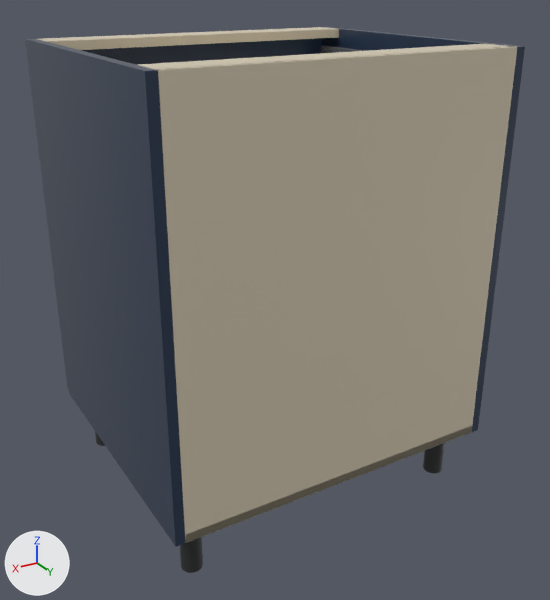
An edit to the glTF model storefront/public/cabinet-inventory/models/oppein-ply-bss-b27.glb, drawn before and after from the same camera.
One viewpoint serves both versions: a 50 mm camera at (1.061, 0.946, 0.991) aimed at (0.332, -0.269, 0.384). Every picture has the same lights, and +X, +Y and +Z are marked at lower left. The picture after the commit comes second. Where no turn or scale is listed for an object, it has been applied to the vertices.

In view in the first picture: 'Adjustable foot.002', 'Cabinet back', 'Cabinet bottom', 'Cabinet side', 'Cabinet side.001', 'Drawer front', 'Top support rail', 'Top support rail.001' and 4 more.
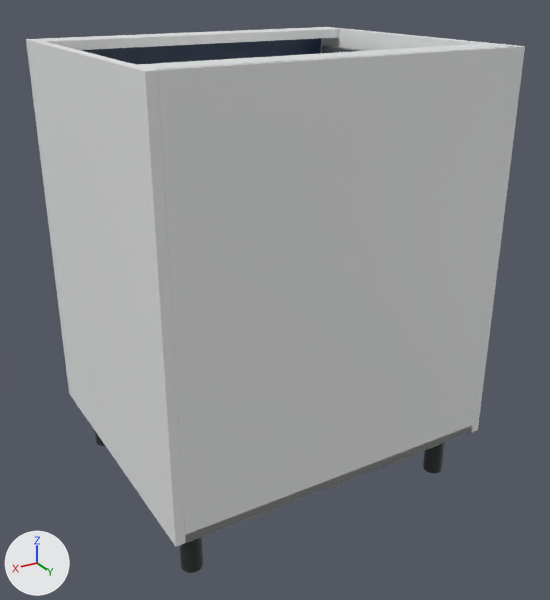
What differs and where, as boxes [x1, y1, x2, y2] in the pictures (550 x 600 px):
```json
{"object": "Cabinet back", "change": "recoloured", "before": [156, 46, 517, 543], "after": [156, 46, 517, 543], "on screen": "beige to white"}
{"object": "Cabinet side.001", "change": "recoloured", "before": [26, 39, 185, 547], "after": [26, 39, 185, 547], "on screen": "dark blue to white"}
{"object": "Cabinet side", "change": "recoloured", "before": [321, 27, 525, 432], "after": [321, 27, 525, 432]}
{"object": "Top support rail.001", "change": "recoloured", "before": [38, 27, 339, 50], "after": [38, 27, 339, 50], "on screen": "beige to white"}
{"object": "Top support rail", "change": "recoloured", "before": [138, 44, 508, 70], "after": [138, 44, 508, 70], "on screen": "beige to white"}
{"object": "Cabinet bottom", "change": "recoloured", "before": [185, 426, 472, 542], "after": [185, 426, 472, 542]}
```

Scene script edits in JSON lines:
```json
{"op": "add", "block": "mat_white_cabinet_carcass", "code": ["mat_white_cabinet_carcass = principled_material('White cabinet carcass')", "mat_white_cabinet_carcass.base_color = (0.82, 0.83, 0.835)  # white #eaebec", "mat_white_cabinet_carcass.roughness = 0.48"]}
{"block": "me_cube_002", "where": "me_cube_002.from_pydata(...)  # 56 vertices, 108 faces; spans x -0.325..0.325, y -0.006..0.006, z -0.381..0.381"}
{"op": "remove", "block": "me_cube_002", "code": "me_cube_002.materials.append(mat_cabinet_interior___visual_interpretation)  # beige #daceb6"}
{"op": "add", "block": "me_cube_002", "code": "me_cube_002.materials.append(mat_white_cabinet_carcass)  # white #eaebec"}
{"block": "me_cube_003", "where": "me_cube_003.from_pydata(...)  # 56 vertices, 108 faces; spans x -0.325..0.325, y -0.293..0.293, z -0.009..0.009"}
{"op": "remove", "block": "me_cube_003", "code": "me_cube_003.materials.append(mat_cabinet_interior___visual_interpretation)  # beige #daceb6"}
{"op": "add", "block": "me_cube_003", "code": "me_cube_003.materials.append(mat_white_cabinet_carcass)  # white #eaebec"}
{"block": "me_cube", "where": "me_cube.from_pydata(...)  # 56 vertices, 108 faces; spans x -0.009..0.009, y -0.293..0.293, z -0.381..0.381"}
{"op": "remove", "block": "me_cube", "code": "me_cube.materials.append(mat_supplier_finish___blue_single_shaker)  # dark blue #24364f"}
{"op": "add", "block": "me_cube", "code": "me_cube.materials.append(mat_white_cabinet_carcass)  # white #eaebec"}
{"block": "me_cube_001", "where": "me_cube_001.from_pydata(...)  # 56 vertices, 108 faces; spans x -0.009..0.009, y -0.293..0.293, z -0.381..0.381"}
{"op": "remove", "block": "me_cube_001", "code": "me_cube_001.materials.append(mat_supplier_finish___blue_single_shaker)  # dark blue #24364f"}
{"op": "add", "block": "me_cube_001", "code": "me_cube_001.materials.append(mat_white_cabinet_carcass)  # white #eaebec"}
{"block": "me_cube_004", "where": "me_cube_004.from_pydata(...)  # 56 vertices, 108 faces; spans x -0.325..0.325, y -0.035..0.035, z -0.009..0.009"}
{"op": "remove", "block": "me_cube_004", "code": "me_cube_004.materials.append(mat_cabinet_interior___visual_interpretation)  # beige #daceb6"}
{"op": "add", "block": "me_cube_004", "code": "me_cube_004.materials.append(mat_white_cabinet_carcass)  # white #eaebec"}
{"block": "me_cube_005", "where": "me_cube_005.from_pydata(...)  # 56 vertices, 108 faces; spans x -0.325..0.325, y -0.035..0.035, z -0.009..0.009"}
{"op": "remove", "block": "me_cube_005", "code": "me_cube_005.materials.append(mat_cabinet_interior___visual_interpretation)  # beige #daceb6"}
{"op": "add", "block": "me_cube_005", "code": "me_cube_005.materials.append(mat_white_cabinet_carcass)  # white #eaebec"}
```
